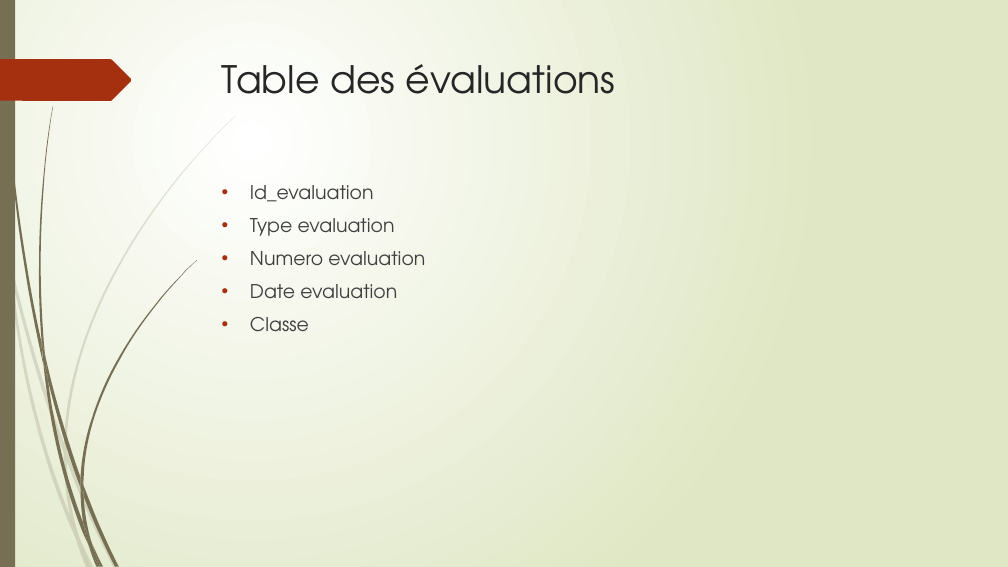
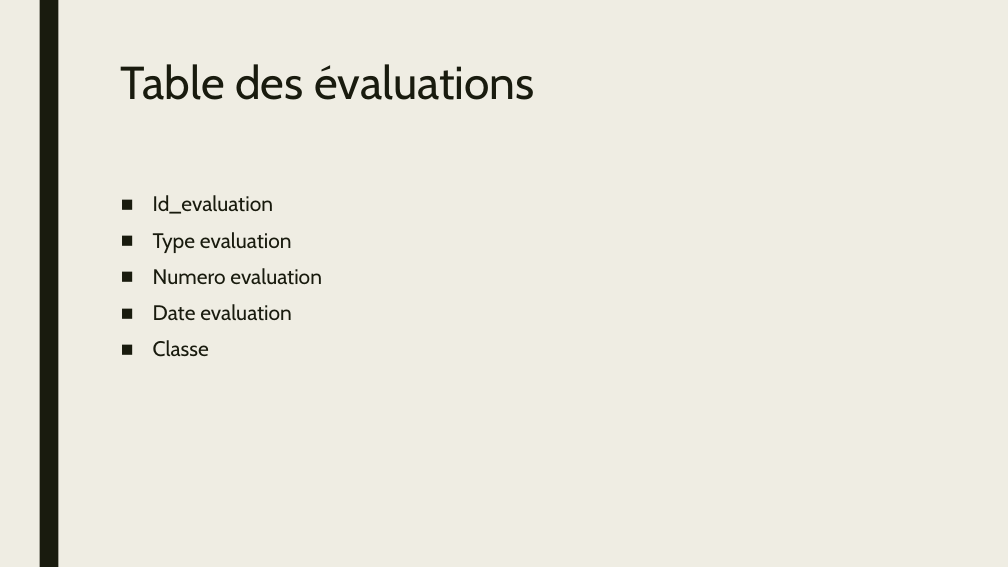
Before and after one commit to xpessoles/EvaluationCompetences, a slide deck: slide 14 of EvaluationParCompetences.pptx (slide 8 before the commit). Drawn at 1008x567 pixels with LibreOffice and Linux fonts; fonts in the diff are those of the drawing. Boxes give left, top, right and bottom in pixels: in the first picture for what was removed or moved away, otherwise in the second. Text is boxed around its words. In the diff, an @@ line names an element or a change of style, - is before the commit and + after.

```diff
--- a/EvaluationParCompetences.pptx
+++ b/EvaluationParCompetences.pptx
@@ background gradient #FFFFFF to #DFE8C4 to #EFEDE3 @@
@@ rectangle: place and size @@
-rectangle at (0,0,15,567)
+rectangle at (39,0,58,567)
@@ rectangle at (39,0,58,567): fill #766F54 to #191B0E @@
@@ freeform shape removed at (0,59,132,101) @@
@@ title "Table des évaluations": place and size @@
-title "Table des évaluations" at (222,64,616,94)
+title "Table des évaluations" at (121,64,535,100)
@@ title "Table des évaluations" at (121,64,535,100): size 36 to 44 pt, font TeX Gyre Adventor to Cabin, text colour #262626 to #191B0E; line spacing 1 to 0.89 @@
@@ text "Id_evaluation": place and size @@
-text "Id_evaluation" at (250,185,425,332)
+text "Id_evaluation" at (153,195,322,357)
@@ text "Id_evaluation" at (153,195,322,357): size 18 to 20 pt, font TeX Gyre Adventor to Cabin, text colour #404040 to #191B0E; bullet • to ■; line spacing 1 to 0.94; more space between paragraphs @@
@@ group removed at (0,116,236,567): 10 freeform shapes @@
@@ group removed at (2,0,197,567): 12 freeform shapes @@
```
Also in this commit, not shown: 11 other slides changed, 7 slides added, 4 other files.
